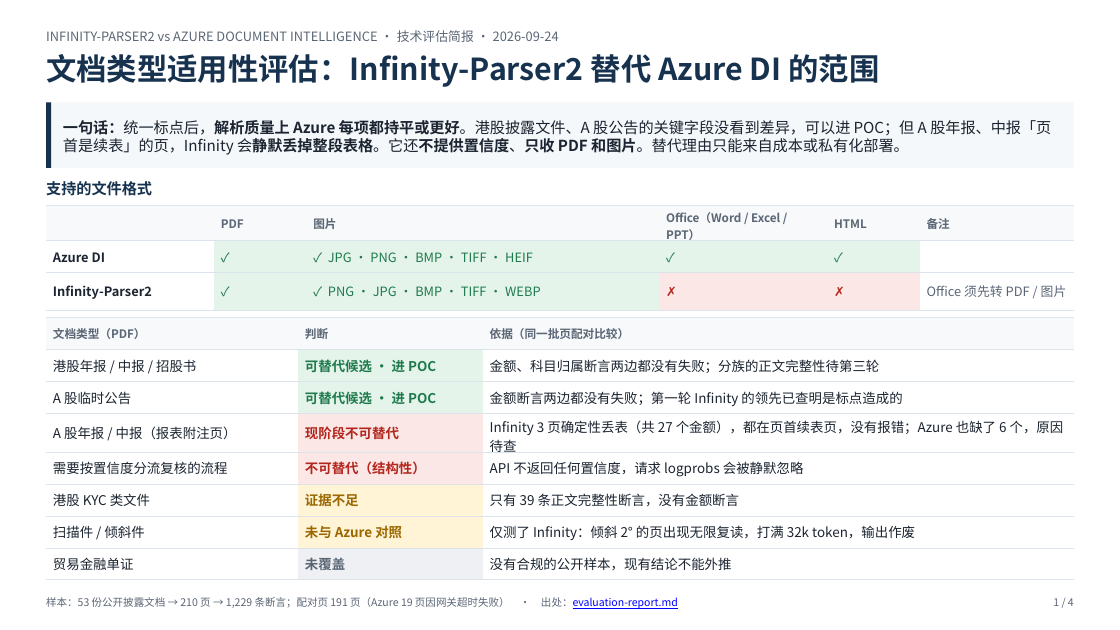
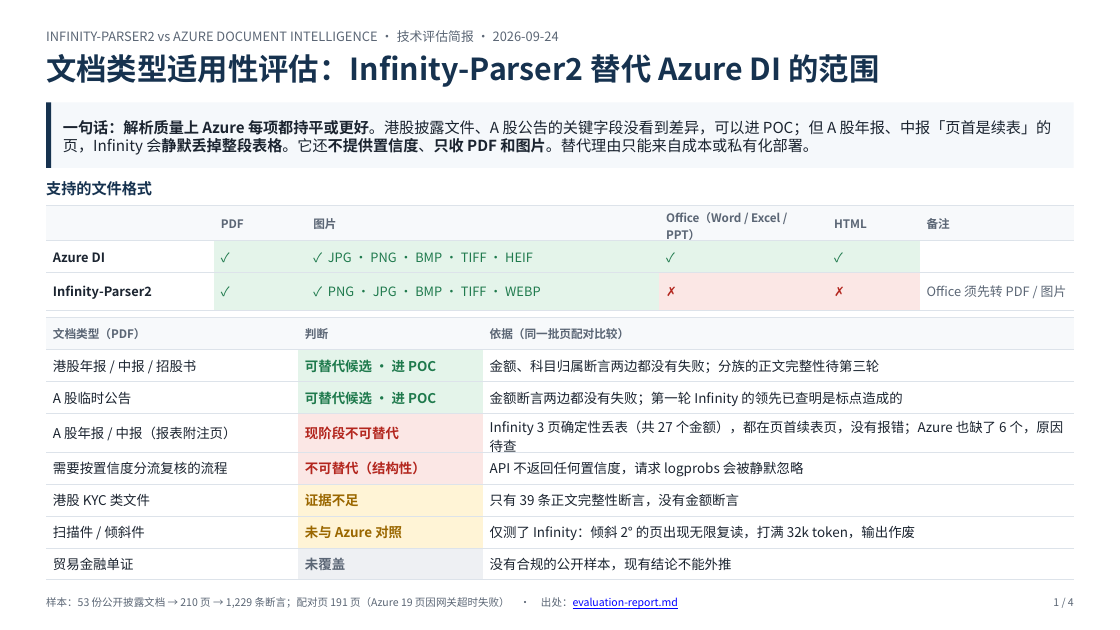
Before and after one commit to gejun2008/doc-parser-eval, a slide deck: slide 1 of docs/briefing-deck.pptx. Drawn at 1120x630 pixels with LibreOffice and Linux fonts; fonts in the diff are those of the drawing. Boxes give left, top, right and bottom in pixels: in the first picture for what was removed or moved away, otherwise in the second. Text is boxed around its words. In the diff, an @@ line names an element or a change of style, - is before the commit and + after.

```diff
--- a/docs/briefing-deck.pptx
+++ b/docs/briefing-deck.pptx
@@ text at <box>63,120,1052,155</box>: text changed @@
-一句话：统一标点后，解析质量上 Azure 每项都持平或更好。港股披露文件、A 股公告的关键字段没看到差异，可以进 POC；但 A 股年报、中报「页首是续表」的页，Infinity 会静默丢掉整段表格。它还不提供置信度、只收 PDF 和图片。替代理由只能来自成本或私有化部署。
+一句话：解析质量上 Azure 每项都持平或更好。港股披露文件、A 股公告的关键字段没看到差异，可以进 POC；但 A 股年报、中报「页首是续表」的页，Infinity 会静默丢掉整段表格。它还不提供置信度、只收 PDF 和图片。替代理由只能来自成本或私有化部署。
```
Also in this commit, not shown: 1 other slide changed, 2 other files.
